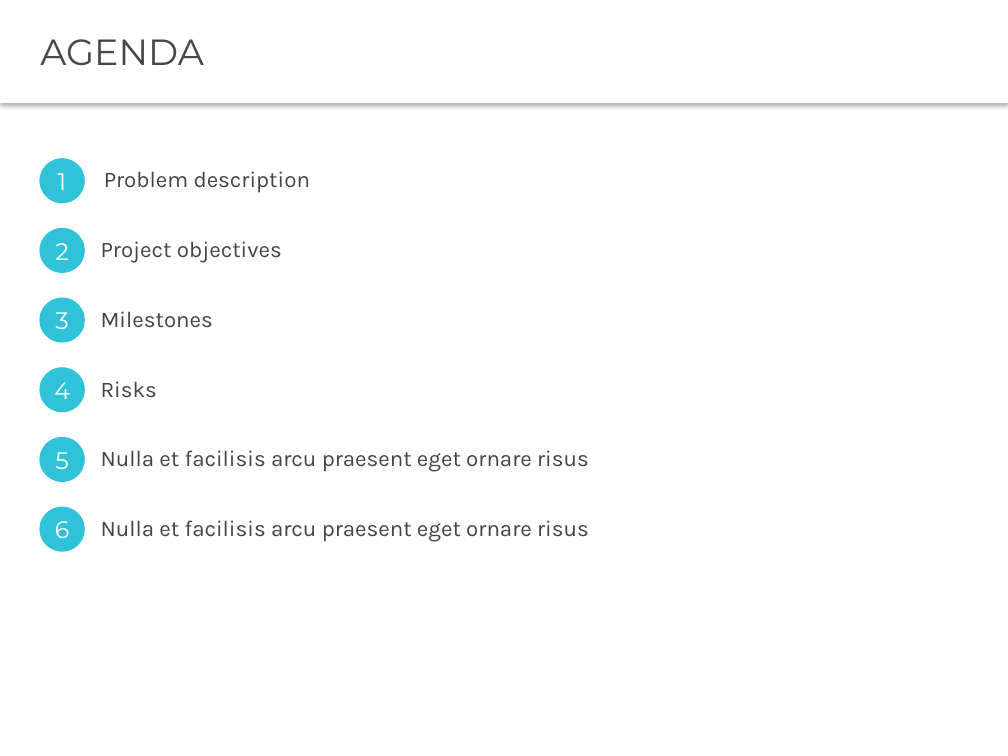
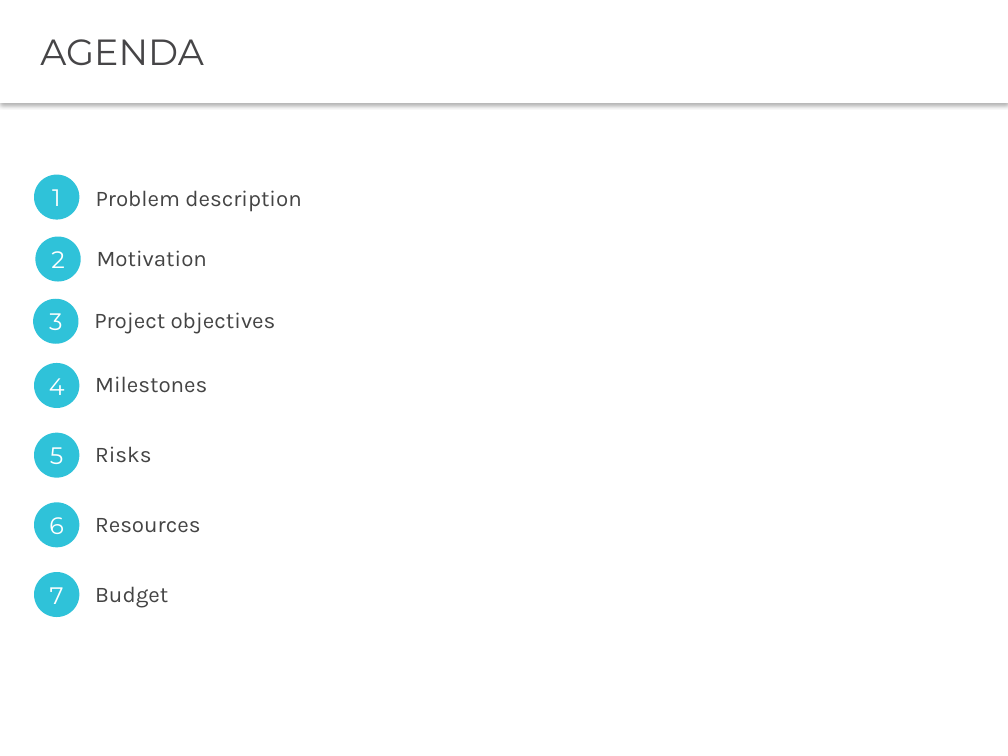
Before and after one commit to piotrcierpich/itm, a slide deck: slide 2 of Greepam_presentation.pptx. Drawn at 1008x756 pixels with LibreOffice and Linux fonts; fonts in the diff are those of the drawing. Boxes give left, top, right and bottom in pixels: in the first picture for what was removed or moved away, otherwise in the second. Text is boxed around its words. In the diff, an @@ line names an element or a change of style, - is before the commit and + after.

Commit message:
fixed presentation

```diff
--- a/Greepam_presentation.pptx
+++ b/Greepam_presentation.pptx
@@ ellipse: place and size @@
-ellipse at box(39, 158, 85, 204)
+ellipse at box(34, 174, 80, 220)
@@ text "1": place and size @@
-text "1" at box(58, 173, 67, 190)
+text "1" at box(52, 189, 61, 206)
@@ text "Problem description": place and size @@
-text "Problem description" at box(104, 171, 310, 193)
+text "Problem description" at box(96, 190, 301, 212)
@@ ellipse added at box(35, 237, 81, 282), fill #2FC2D9 @@
@@ text "2": place and size @@
-text "2" at box(55, 243, 69, 260)
+text "2" at box(51, 251, 65, 268)
@@ text added at box(97, 250, 207, 267), 16 pt, text #444444 @@
+Motivation
@@ ellipse: place and size @@
-ellipse at box(39, 228, 85, 273)
+ellipse at box(33, 298, 79, 344)
@@ text "3": place and size @@
-text "3" at box(55, 312, 68, 329)
+text "3" at box(49, 313, 62, 330)
@@ text "Project objectives": place and size @@
-text "Project objectives" at box(101, 241, 282, 263)
+text "Project objectives" at box(94, 312, 276, 334)
@@ 4 ellipses, 2 texts: place and size @@
-4 ellipses, 2 texts at box(39, 297, 213, 552)
+4 ellipses, 2 texts at box(34, 363, 207, 618)
@@ 3 texts: place and size @@
-3 texts at box(54, 382, 70, 538)
+3 texts at box(49, 378, 65, 534)
@@ text at box(95, 518, 200, 533): text changed @@
-Nulla et facilisis arcu praesent eget ornare risus
+Resources
@@ text added at box(50, 587, 64, 604), 17 pt, text #FFFFFF @@
+7
@@ text at box(95, 586, 168, 608): text changed @@
-Nulla et facilisis arcu praesent eget ornare risus
+Budget
```
Also in this commit, not shown: 1 other slide changed, 4 slides added.
